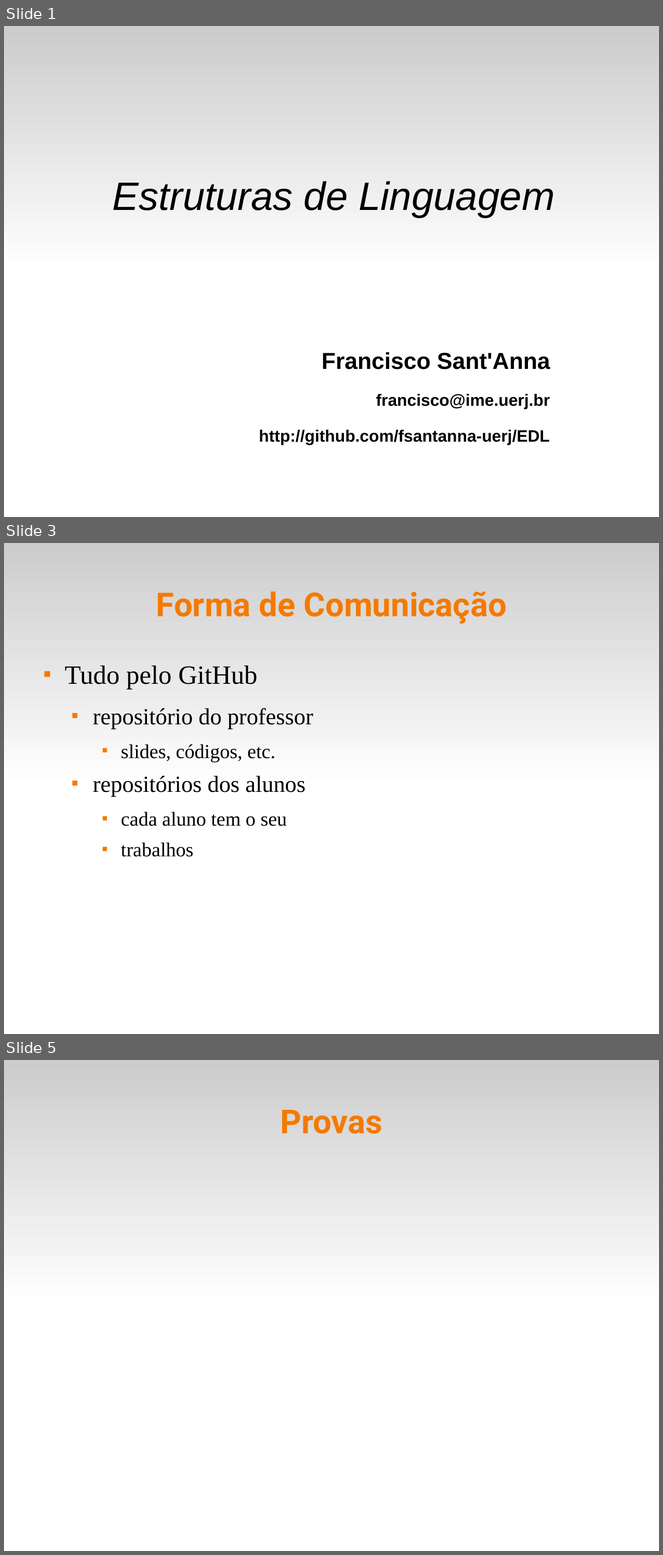
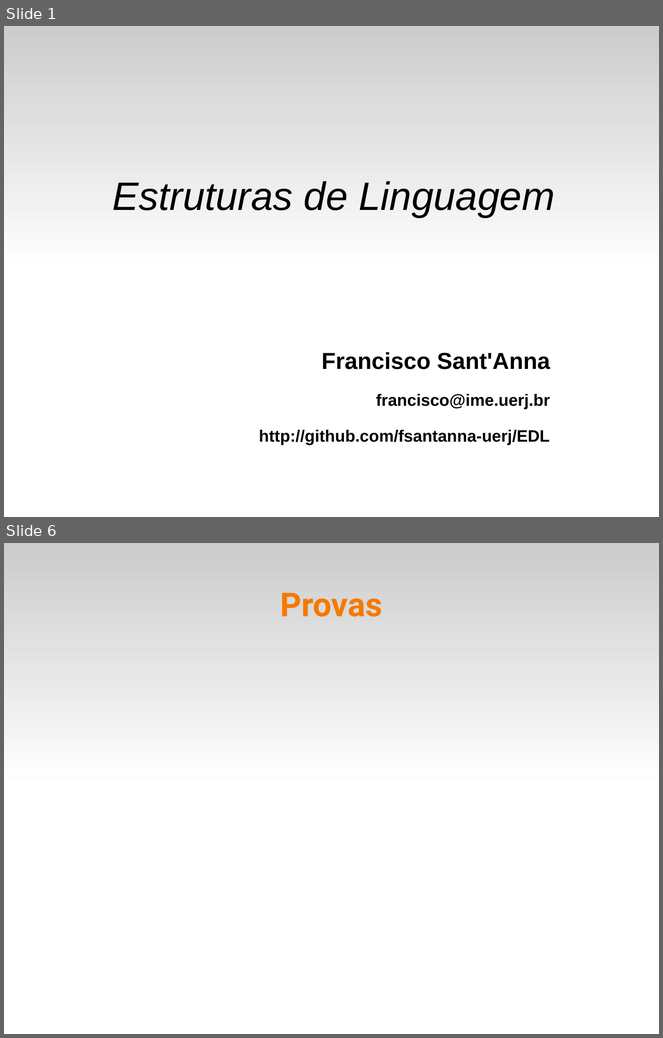
Before and after one commit to fsantanna-uerj/EDL, a slide deck: slides/edl-00.odp. Shown one above the other, each under a label of ours: slides 1, 3 and 5 before the commit, slides 1 and 6 after it; the slides between them are not shown. The pictures are 663x1555 and 663x1038 pixels, drawn with LibreOffice and Linux fonts; fonts in the diff are those of the drawing. Boxes give left, top, right and bottom in pixels: in the first picture for what was removed or moved away, otherwise in the second. Text is boxed around its words. In the diff, an @@ line names an element or a change of style, - is before the commit and + after.

```diff
--- a/slides/edl-00.odp
+++ b/slides/edl-00.odp
@@ slide 3 removed at [4,543,659,1034], background #FFFFFF; not listed: 1 template element that a slide beside it also shows @@
@@ title removed at [156,591,507,624] @@
-Forma de Comunicação
@@ text removed at [65,665,313,857] @@
-■ Tudo pelo GitHub
-  ■ repositório do professor
-    ■ slides, códigos, etc.
-  ■ repositórios dos alunos
-    ■ cada aluno tem o seu
-    ■ trabalhos
@@ what was slide 5 is now slide 6 @@
```
Also in this commit, not shown: 13 slides changed, 1 slide added, 2 other slides removed, 3 other files.
